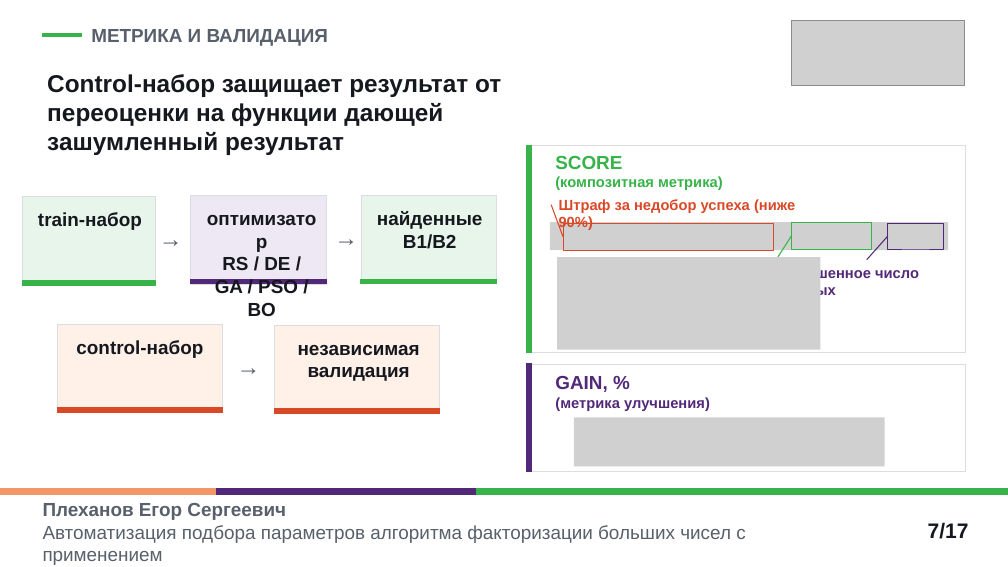
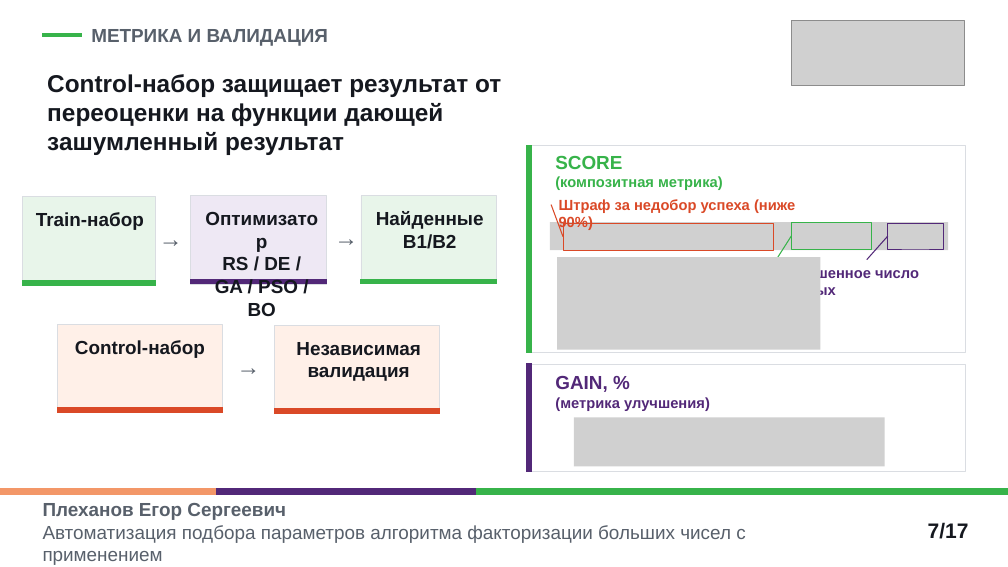
Before and after one commit to EgorPlehanov/ecm-evolutionary-optimization, a slide deck: slide 7 of REPORTS/06_thesis_defense_presentation/Plekhanov_thesis_defense_ECM_parameter_optimization_polytech.pptx. Drawn at 1008x567 pixels with LibreOffice and Linux fonts; fonts in the diff are those of the drawing; grey boxes stand for pictures. Boxes give left, top, right and bottom in pixels: in the first picture for what was removed or moved away, otherwise in the second. Text is boxed around its words. In the diff, an @@ line names an element or a change of style, - is before the commit and + after.

```diff
--- a/REPORTS/06_thesis_defense_presentation/Plekhanov_thesis_defense_ECM_parameter_optimization_polytech.pptx
+++ b/REPORTS/06_thesis_defense_presentation/Plekhanov_thesis_defense_ECM_parameter_optimization_polytech.pptx
@@ text at box(215, 257, 298, 316): text changed @@
-оптимизатор
+Оптимизатор
@@ text at box(36, 212, 144, 230): text changed @@
-train-набор
+Train-набор
@@ text at box(376, 211, 484, 229): text changed @@
-найденные
+Найденные
@@ text at box(75, 340, 205, 358): text changed @@
-control-набор
+Control-набор
@@ text at box(296, 342, 420, 355): text changed @@
-независимая
+Независимая
```
Also in this commit, not shown: 7 other slides changed, 1 other file.
